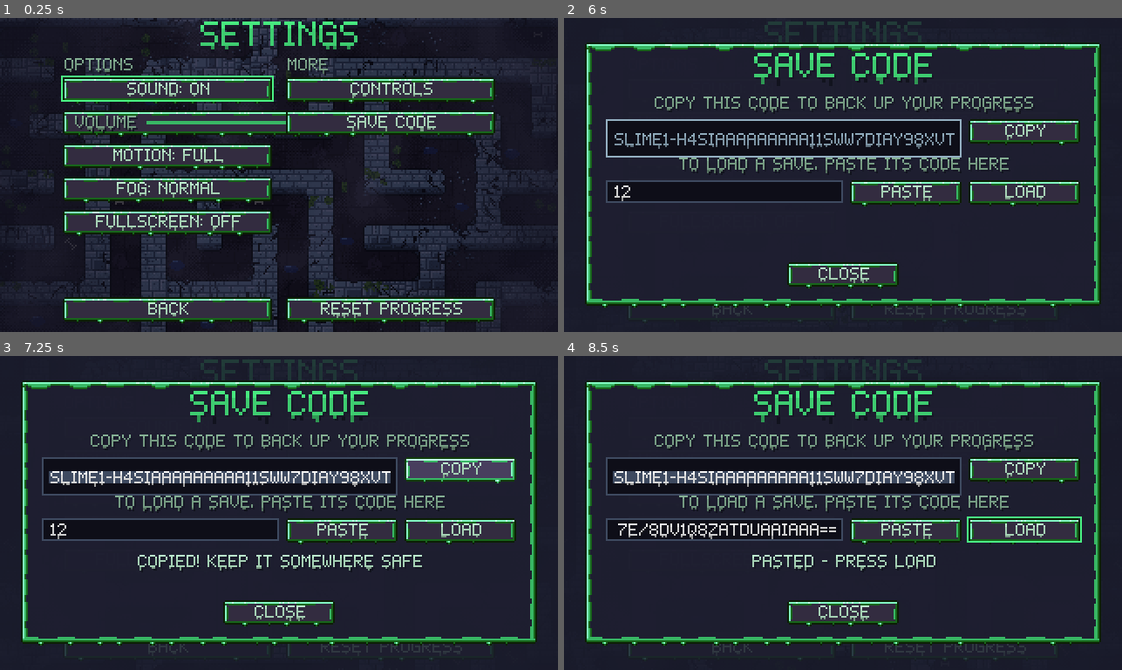
Above: before the commit, frames 1-4 (two rows, left to right).
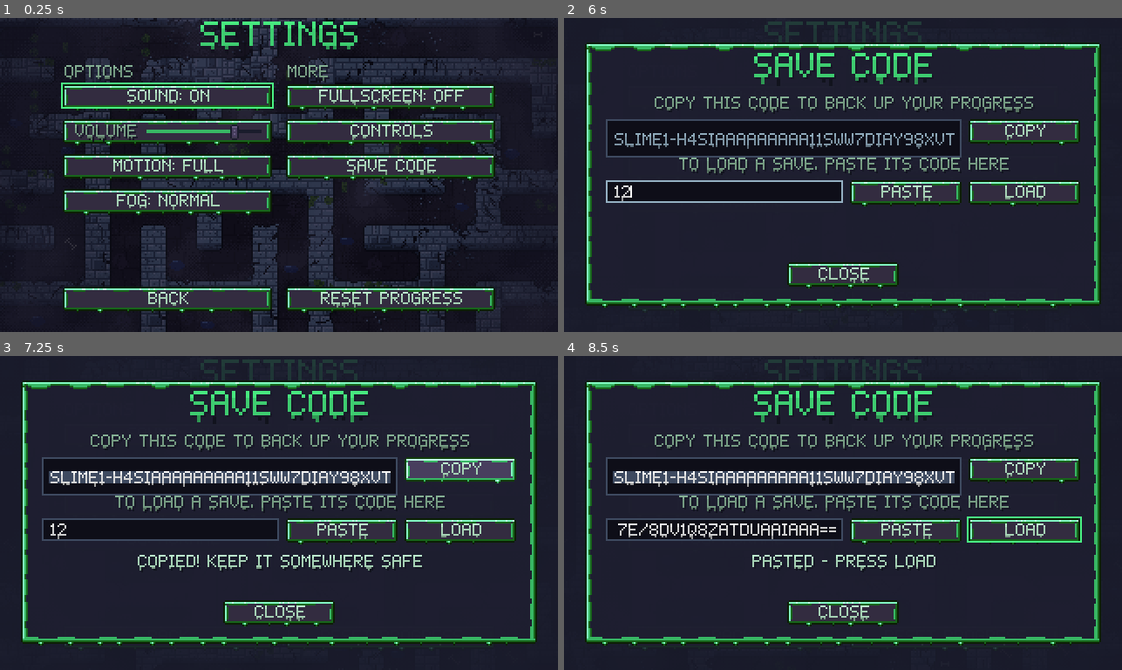
Above: after the commit, the same moments.

Repository: AveryBlue-GD/slime-time
Game: Godot game, scene res://scenes/controls.tscn
Same seed, same stepped clock (60 frames per second), same inputs: the game is played once before the commit and once after it. This scene is started directly instead of the project's main scene.
Inputs (mouse positions are in pixels of both pictures, inside the frame that each line leads up to):
- Up to frame 1 (0.25 s): no input
- Up to frame 2 (6 s): click "CONTROLS" at 0.5 s; click "BACK" at 1.25 s; click "SAVE CODE" at 2 s; click (725, 190) at 2.77 s; type "12" at 2.85 s; click "RESET PROGRESS" at 3.5 s; click "FOG: NORMAL" at 4.25 s; click "FOG: NORMAL" at 5 s; click "MOTION: FULL" at 5.75 s
- Up to frame 3 (7.25 s): click "COPY" at 6.5 s
- Up to frame 4 (8.5 s): click "PASTE" at 7.25 s; click "BACK" at 8 s

The runs differ from the first frame. In frame 1, 28% of the frame differs, in the area x 10-89%, y 12-98%; in frame 2, 1.5%; in frame 3, 0.2%; in frame 4, 0.2%.

Commit message:
Fix Settings VOLUME slider overlap and rebalance columns 4+3
Co-Authored-By: Claude Sonnet 5.5 <noreply@anthropic.com>

Diff:
--- a/scripts/ui/controls.gd
+++ b/scripts/ui/controls.gd
@@ -7,15 +7,19 @@
 
 const KEY_CONTROLS_SCENE := "res://scenes/key_controls.tscn"
 
-## Layout: two columns of buttons (options on the left, CONTROLS + SAVE CODE on the right), with
-## RESET PROGRESS set apart at the bottom right and BACK at the bottom left.
+## Layout: two even columns on one grid. Left: SOUND, VOLUME, MOTION, FOG. Right: FULLSCREEN,
+## CONTROLS, SAVE CODE. BACK bottom left, the destructive RESET PROGRESS bottom right.
 const COL_W := 120
 const COL_L := 36
 const COL_R := 164
-const FIRST_ROW := 34
-const ROW_STEP := 19
+const FIRST_ROW := 38
+const ROW_STEP := 20
+const BOTTOM_ROW := 154
+## The VOLUME box is 6 + "VOLUME" + 6 + slider + 6 wide, which must equal COL_W (as in the pause menu).
+const SLIDER_W := COL_W - 54
 
 var sound_button: Button
+var volume_slider: HSlider
 var fullscreen_button: Button
 ## REDUCE MOTION (no shake, kick or hit-stop) and FOG brightness (DARK / NORMAL / BRIGHT).
 var motion_button: Button
@@ -46,45 +50,42 @@
 	UIKit.setup_screen(self, "SETTINGS")
 	_section("OPTIONS", COL_L, FIRST_ROW - 11)
 	_section("MORE", COL_R, FIRST_ROW - 11)
-	sound_button = UIKit.make_button("", _toggle_sound, Vector2(COL_W, 13))
-	sound_button.position = Vector2(COL_L, _row(0))
-	add_child(sound_button)
-	var volume_row := UIKit.make_volume_slider(COL_W)
+	sound_button = _column_button(_cell(0, 0), _toggle_sound)
+	var volume_row := UIKit.make_volume_slider(SLIDER_W)
 	add_child(volume_row)  # (in the tree first, so it is measured in the theme's font)
-	volume_row.position = Vector2(COL_L, _row(1))
-	motion_button = UIKit.make_button("", _toggle_motion, Vector2(COL_W, 13))
-	motion_button.position = Vector2(COL_L, _row(2))
-	add_child(motion_button)
-	fog_button = UIKit.make_button("", _cycle_fog, Vector2(COL_W, 13))
-	fog_button.position = Vector2(COL_L, _row(3))
-	add_child(fog_button)
-	fullscreen_button = UIKit.make_button("", func() -> void: Progress.toggle_fullscreen(), Vector2(COL_W, 13))
-	fullscreen_button.position = Vector2(COL_L, _row(4))
-	add_child(fullscreen_button)
+	volume_row.position = _cell(0, 1)
+	volume_row.custom_minimum_size = Vector2(COL_W, 13)
+	volume_row.size = Vector2(COL_W, 13)
+	volume_slider = volume_row.get_meta("slider")
+	motion_button = _column_button(_cell(0, 2), _toggle_motion)
+	fog_button = _column_button(_cell(0, 3), _cycle_fog)
+	fullscreen_button = _column_button(_cell(1, 0), func() -> void: Progress.toggle_fullscreen())
 	_refresh_sound()
 	_refresh_display_options()
 
-	controls_button = UIKit.make_button("CONTROLS", _open_controls, Vector2(COL_W, 13))
-	controls_button.position = Vector2(COL_R, _row(0))
-	add_child(controls_button)
-	save_code_button = UIKit.make_button("SAVE CODE", _open_codes, Vector2(COL_W, 13))
-	save_code_button.position = Vector2(COL_R, _row(1))
-	add_child(save_code_button)
+	controls_button = _column_button(_cell(1, 1), _open_controls, "CONTROLS")
+	save_code_button = _column_button(_cell(1, 2), _open_codes, "SAVE CODE")
 	var back := UIKit.add_back_button(self)
 	back.custom_minimum_size = Vector2(COL_W, 13)
 	back.size = back.custom_minimum_size
-	back.position = Vector2(COL_L, 160)
+	back.position = Vector2(COL_L, BOTTOM_ROW)
 	# The destructive one, alone at the bottom right, away from the everyday buttons.
-	reset_button = UIKit.make_button("RESET PROGRESS", _ask_reset, Vector2(COL_W, 13))
-	reset_button.position = Vector2(COL_R, 160)
-	add_child(reset_button)
+	reset_button = _column_button(Vector2(COL_R, BOTTOM_ROW), _ask_reset, "RESET PROGRESS")
 	sound_button.grab_focus()
 	_build_reset_confirm()
 	_build_code_panel()
 
 
-func _row(i: int) -> int:
-	return FIRST_ROW + i * ROW_STEP
+## Top-left corner of a grid cell (column 0 = left, 1 = right).
+func _cell(column: int, row: int) -> Vector2:
+	return Vector2(COL_R if column == 1 else COL_L, FIRST_ROW + row * ROW_STEP)
+
+
+func _column_button(at: Vector2, on_press: Callable, text := "") -> Button:
+	var button := UIKit.make_button(text, on_press, Vector2(COL_W, 13))
+	button.position = at
+	add_child(button)
+	return button
 
 
 ## A small dim heading over a column.
--- /dev/null
+++ b/tests/test_settings_layout.gd
@@ -0,0 +1,117 @@
+extends SceneTree
+
+## Settings and Controls pages: no interactive control overlaps another, all sit inside the
+## 320x180 screen, and the VOLUME slider answers to the mouse, keys and wheel.
+## Run: ./tools/godot.sh --path . --headless --fixed-fps 60 --quit-after 30000 -s res://tests/test_settings_layout.gd
+
+var failures := 0
+
+
+func _check(ok: bool, what: String) -> void:
+	print("%s: %s" % ["PASS" if ok else "FAIL", what])
+	if not ok:
+		failures += 1
+
+
+func _initialize() -> void:
+	await process_frame
+	var progress: Node = root.get_node("Progress")
+	progress.saving_enabled = false
+	change_scene_to_file("res://scenes/controls.tscn")
+	await _frames(5)
+	var page: Control = current_scene
+	_check_layout(page, "settings")
+	page.code_panel.visible = true
+	_check_layout(page.code_panel, "settings SAVE CODE panel")
+	page.code_panel.visible = false
+	page.reset_confirm.visible = true
+	_check_layout(page.reset_confirm, "settings RESET confirm panel")
+	page.reset_confirm.visible = false
+	await _frames(2)
+	await _check_slider(page, progress)
+	page.controls_button.pressed.emit()
+	await _frames(240)
+	_check_layout(current_scene, "controls")
+	print("RESULT: %s" % ("PASS" if failures == 0 else "FAIL (%d)" % failures))
+	quit(1 if failures else 0)
+
+
+func _interactive(node: Node, out: Array) -> void:
+	if node is Control and node.is_visible_in_tree() and (node is Button or node is HSlider or node is LineEdit):
+		out.append(node)
+	for child in node.get_children():
+		_interactive(child, out)
+
+
+## (A modal panel is checked on its own: it covers and blocks the page behind it.)
+func _check_layout(page: Control, name: String) -> void:
+	var found := []
+	_interactive(page, found)
+	var screen := Rect2(0, 0, 320, 180)
+	var overlaps := []
+	var outside := []
+	for i in found.size():
+		var a: Rect2 = found[i].get_global_rect()
+		if not screen.encloses(a):
+			outside.append(str(found[i].name, a))
+		for j in range(i + 1, found.size()):
+			if a.intersects(found[j].get_global_rect()):
+				overlaps.append("%s%s x %s%s" % [found[i].name, a, found[j].name, found[j].get_global_rect()])
+	_check(found.size() >= 2, "%s: %d controls found" % [name, found.size()])
+	_check(overlaps.is_empty(), "%s: no overlapping controls %s" % [name, overlaps])
+	_check(outside.is_empty(), "%s: all controls on screen %s" % [name, outside])
+
+
+func _click(at: Vector2) -> void:
+	for pressed in [true, false]:
+		var event := InputEventMouseButton.new()
+		event.button_index = MOUSE_BUTTON_LEFT
+		event.pressed = pressed
+		event.position = at
+		event.global_position = at
+		Input.parse_input_event(event)
+		await process_frame
+		await process_frame
+
+
+func _check_slider(page: Control, progress: Node) -> void:
+	var slider: HSlider = page.volume_slider
+	var rect := slider.get_global_rect()
+	_check(rect.size.x >= 40 and rect.size.y >= 8, "slider is a usable size %s" % rect)
+	_check(not rect.intersects(page.save_code_button.get_global_rect()), "slider is clear of SAVE CODE")
+	var seen := {}
+	for fraction in [0.25, 0.75, 0.5]:
+		slider.value = 0.0 if fraction != 0.25 else 1.0  # start far from the target
+		await process_frame
+		var at := Vector2(rect.position.x + rect.size.x * fraction, rect.position.y + rect.size.y * 0.5)
+		await _click(at)
+		seen[fraction] = progress.volume
+		_check(absf(progress.volume - fraction) < 0.2, "click at %d%% sets volume near it (got %.2f)" % [fraction * 100, progress.volume])
+	slider.grab_focus()
+	var before: float = slider.value
+	var key := InputEventKey.new()
+	key.keycode = KEY_LEFT
+	key.pressed = true
+	Input.parse_input_event(key)
+	await _frames(2)
+	_check(slider.value < before and is_equal_approx(progress.volume, slider.value), "left key lowers volume")
+	key = InputEventKey.new()
+	key.keycode = KEY_RIGHT
+	key.pressed = true
+	Input.parse_input_event(key)
+	await _frames(2)
+	_check(is_equal_approx(slider.value, before), "right key raises it back")
+	before = slider.value
+	var wheel := InputEventMouseButton.new()
+	wheel.button_index = MOUSE_BUTTON_WHEEL_DOWN
+	wheel.pressed = true
+	wheel.position = rect.get_center()
+	wheel.global_position = wheel.position
+	Input.parse_input_event(wheel)
+	await _frames(2)
+	_check(slider.value != before, "mouse wheel changes volume")
+
+
+func _frames(n: int) -> void:
+	for i in n:
+		await process_frame
Binary file added: docs/polish-shots/controls_fix_after.png
Binary file added: docs/polish-shots/settings_fix_after.png
